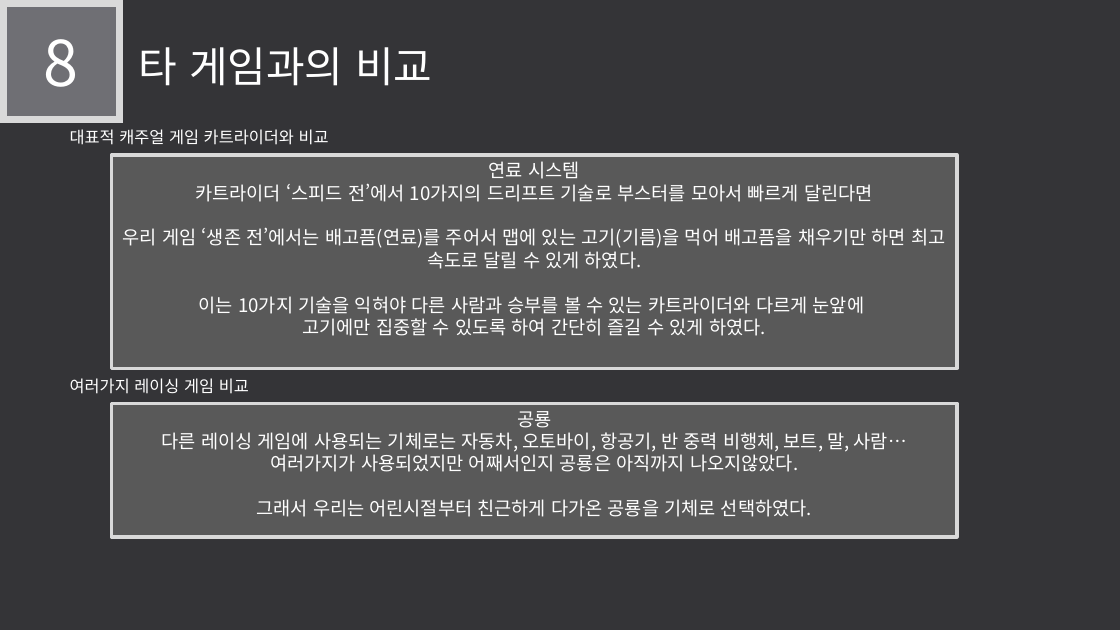
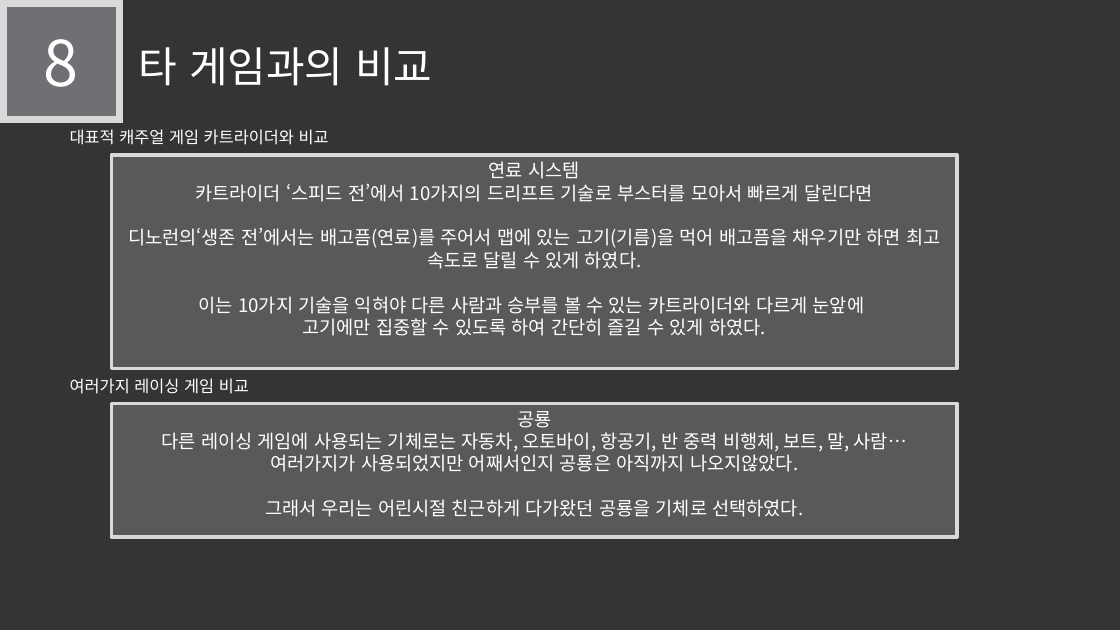
Before and after one commit to LEGO0937/Our_Project, a slide deck: slide 15 of 기획단계/졸작 제안서_α.pptx. Drawn at 1120x630 pixels with LibreOffice and Linux fonts; fonts in the diff are those of the drawing. Boxes give left, top, right and bottom in pixels: in the first picture for what was removed or moved away, otherwise in the second. Text is boxed around its words. In the diff, an @@ line names an element or a change of style, - is before the commit and + after.

```diff
--- a/기획단계/졸작 제안서_α.pptx
+++ b/기획단계/졸작 제안서_α.pptx
@@ text in rectangle at (x1=128, y1=227, x2=940, y2=269): text changed @@
-우리 게임 ‘생존 전’에서는 배고픔(연료)를 주어서 맵에 있는 고기(기름)을 먹어 배고픔을 채우기만 하면 최고 속도로 달릴 수 있게 하였다.
+디노런의‘생존 전’에서는 배고픔(연료)를 주어서 맵에 있는 고기(기름)을 먹어 배고픔을 채우기만 하면 최고 속도로 달릴 수 있게 하였다.
@@ text in rectangle at (x1=265, y1=499, x2=803, y2=517): text changed @@
-그래서 우리는 어린시절부터 친근하게 다가온 공룡을 기체로 선택하였다.
+그래서 우리는 어린시절 친근하게 다가왔던 공룡을 기체로 선택하였다.
```
Also in this commit, not shown: 6 other slides changed.
